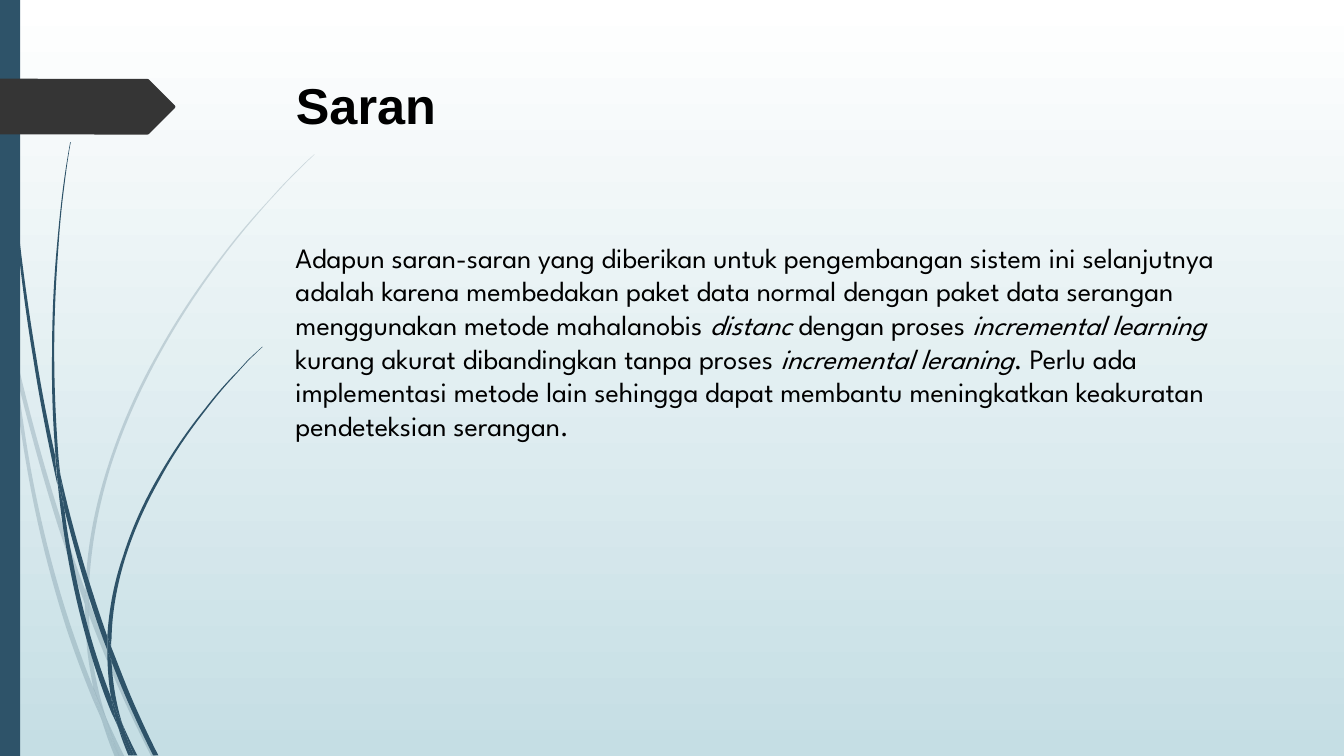
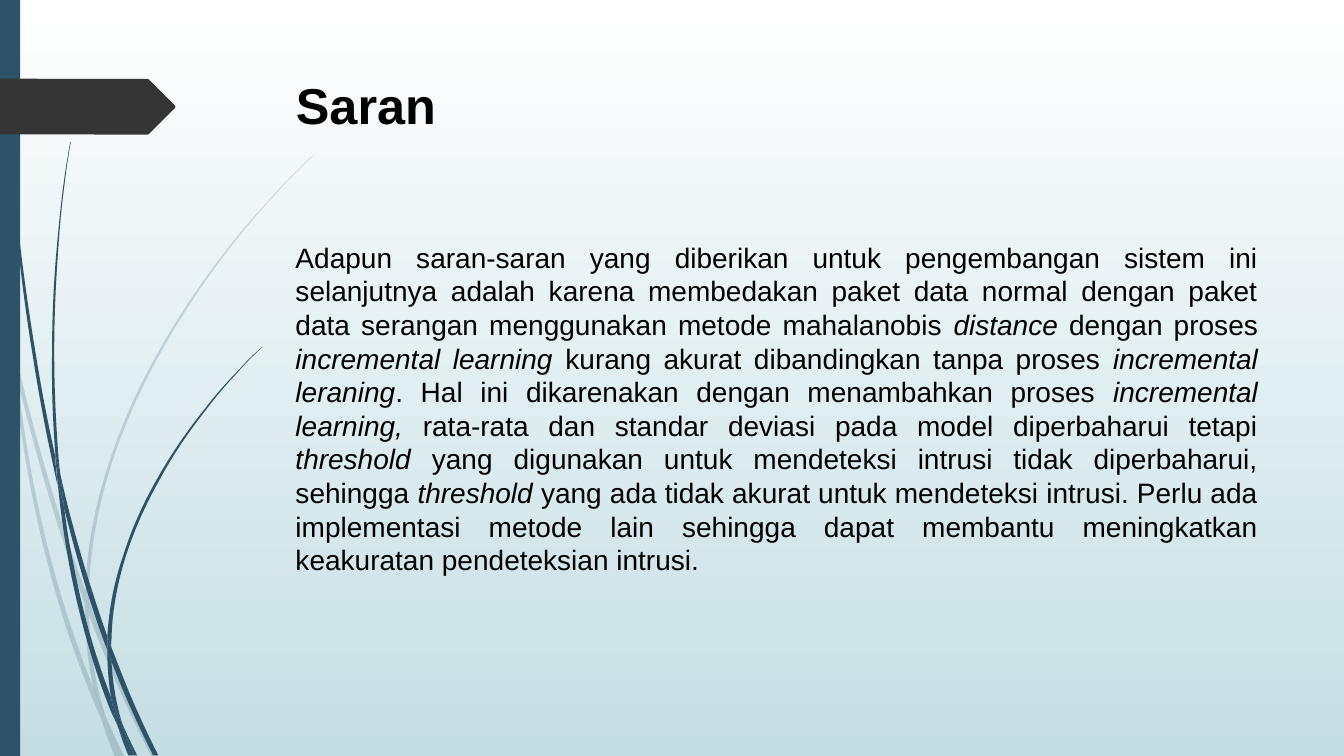
Before and after one commit to agus4171/TA-AJK, a slide deck: slide 28 of TA/5112100036-PPT.pptx. Drawn at 1344x756 pixels with LibreOffice and Linux fonts; fonts in the diff are those of the drawing. Boxes give left, top, right and bottom in pixels: in the first picture for what was removed or moved away, otherwise in the second. Text is boxed around its words. In the diff, an @@ line names an element or a change of style, - is before the commit and + after.

```diff
--- a/TA/5112100036-PPT.pptx
+++ b/TA/5112100036-PPT.pptx
@@ text at [295,247,1258,575]: text changed; font League Spartan to Arial @@
-Adapun saran-saran yang diberikan untuk pengembangan sistem ini selanjutnya adalah karena membedakan paket data normal dengan paket data serangan menggunakan metode mahalanobis distanc dengan proses incremental learning kurang akurat dibandingkan tanpa proses incremental leraning. Perlu ada implementasi metode lain sehingga dapat membantu meningkatkan keakuratan pendeteksian serangan.
+Adapun saran-saran yang diberikan untuk pengembangan sistem ini selanjutnya adalah karena membedakan paket data normal dengan paket data serangan menggunakan metode mahalanobis distance dengan proses incremental learning kurang akurat dibandingkan tanpa proses incremental leraning. Hal ini dikarenakan dengan menambahkan proses incremental learning, rata-rata dan standar deviasi pada model diperbaharui tetapi threshold yang digunakan untuk mendeteksi intrusi tidak diperbaharui, sehingga threshold yang ada tidak akurat untuk mendeteksi intrusi. Perlu ada implementasi metode lain sehingga dapat membantu meningkatkan keakuratan pendeteksian intrusi.
```
Also in this commit, not shown: 5 other slides changed, 6 slides removed, 17 other files.
